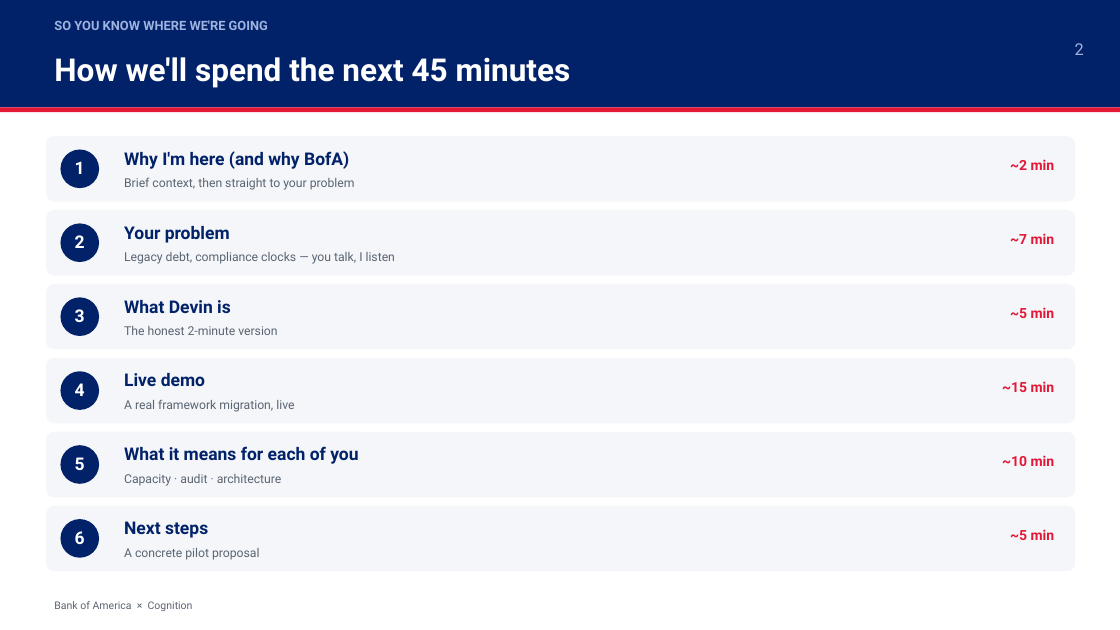
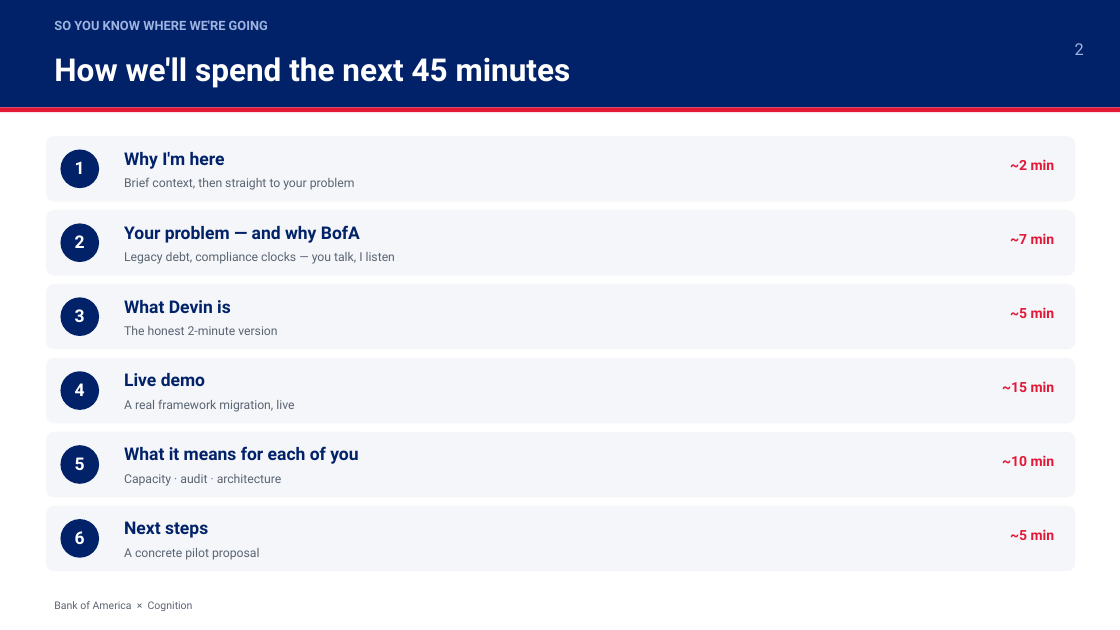
Before and after one commit to torrancefredell/bofa-demo, a slide deck: slide 2 of presentation/BofA_x_Cognition_Devin_Demo.pptx. Drawn at 1120x630 pixels with LibreOffice and Linux fonts; fonts in the diff are those of the drawing. Boxes give left, top, right and bottom in pixels: in the first picture for what was removed or moved away, otherwise in the second. Text is boxed around its words. In the diff, an @@ line names an element or a change of style, - is before the commit and + after.

```diff
--- a/presentation/BofA_x_Cognition_Devin_Demo.pptx
+++ b/presentation/BofA_x_Cognition_Devin_Demo.pptx
@@ text at (124,152,225,169): text changed @@
-Why I'm here (and why BofA)
+Why I'm here
@@ text at (124,225,360,243): text changed @@
-Your problem
+Your problem — and why BofA
```
Also in this commit, not shown: 6 other slides changed, 1 slide added, 1 other file.
